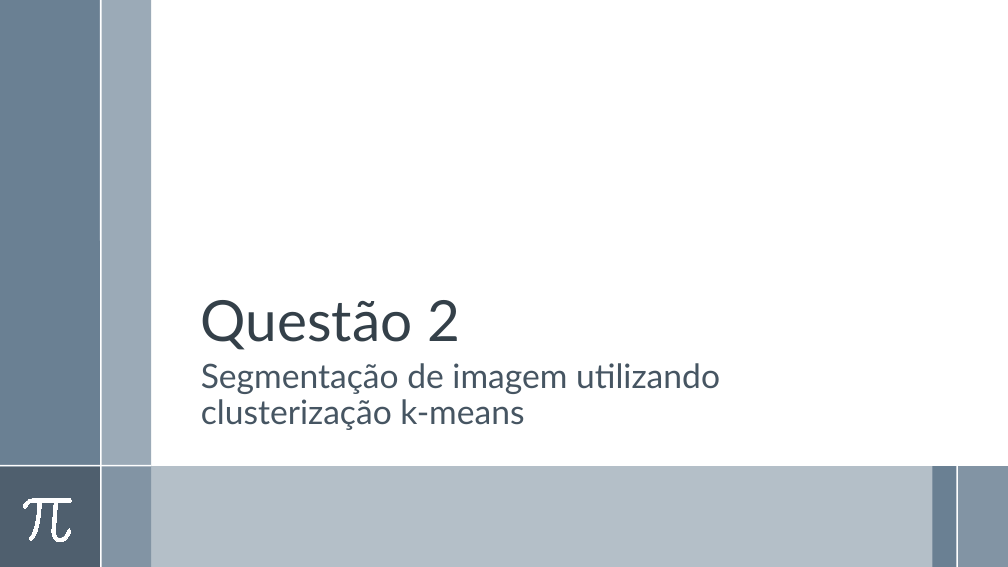
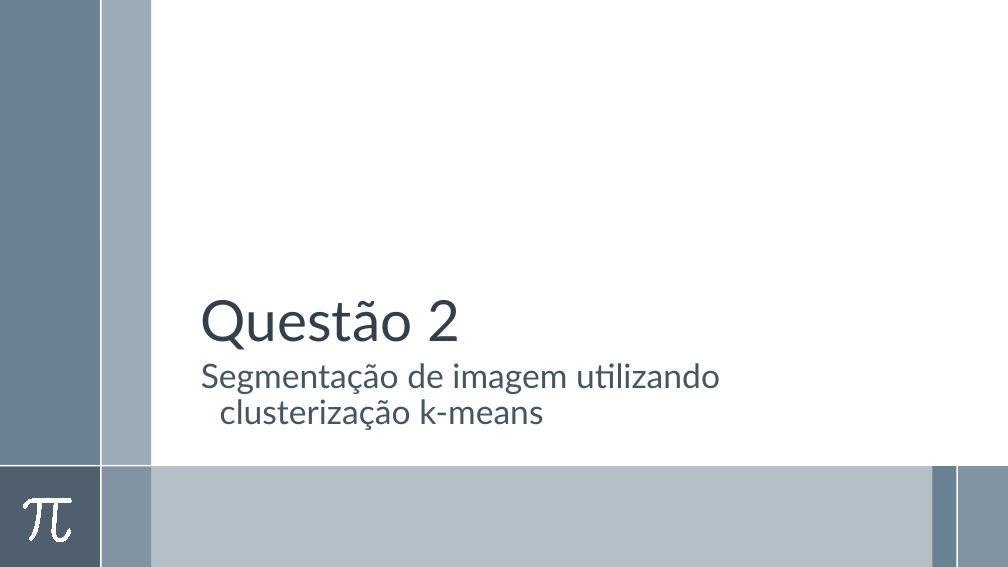
Before and after one commit to danielbibit/TECA2-VC, a slide deck: slide 1 of notebooks/1_segmentacao/Q2/questao_2.pptx. Drawn at 1008x567 pixels with LibreOffice and Linux fonts; fonts in the diff are those of the drawing. Boxes give left, top, right and bottom in pixels: in the first picture for what was removed or moved away, otherwise in the second. Text is boxed around its words. In the diff, an @@ line names an element or a change of style, - is before the commit and + after.

```diff
--- a/notebooks/1_segmentacao/Q2/questao_2.pptx
+++ b/notebooks/1_segmentacao/Q2/questao_2.pptx
@@ subtitle "Segmentação de imagem utilizando clusterização ..." at box(201, 363, 720, 430): indent changed; more space between paragraphs @@
```
Also in this commit, not shown: 3 other slides changed, 1 slide added, 1 other file.
